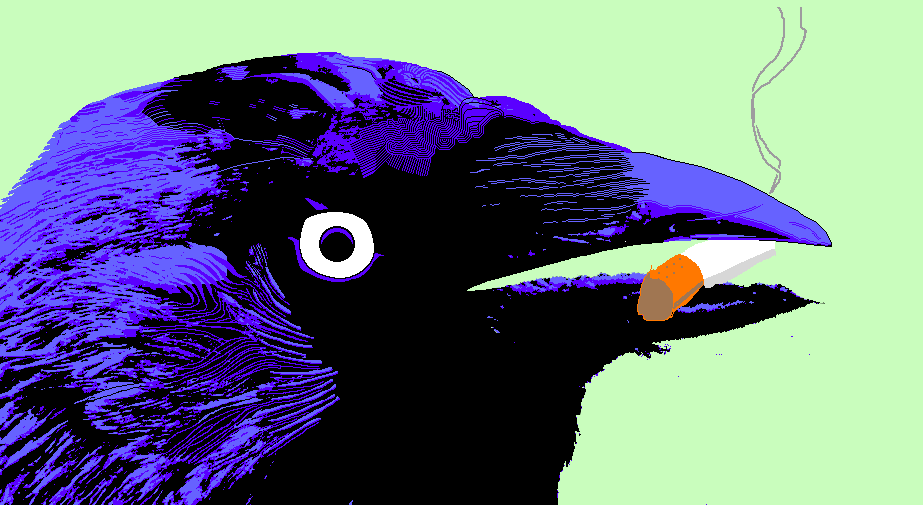
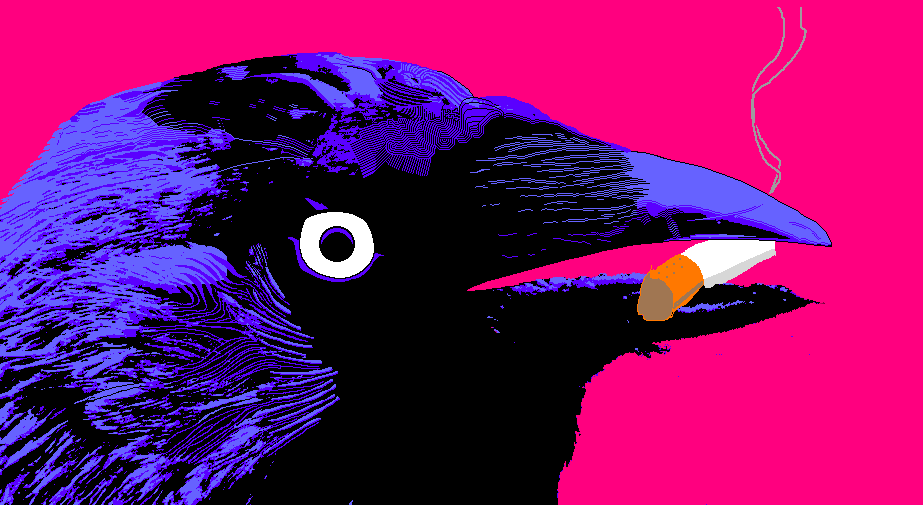
Comparing the layer stacks of the two (923, 505) images. Changes:
painted on "Layer 3" over (277, 64, 759, 287)
painted on "alaleuka" over (496, 272, 781, 288)
painted on "Background" over (0, 0, 923, 505)
